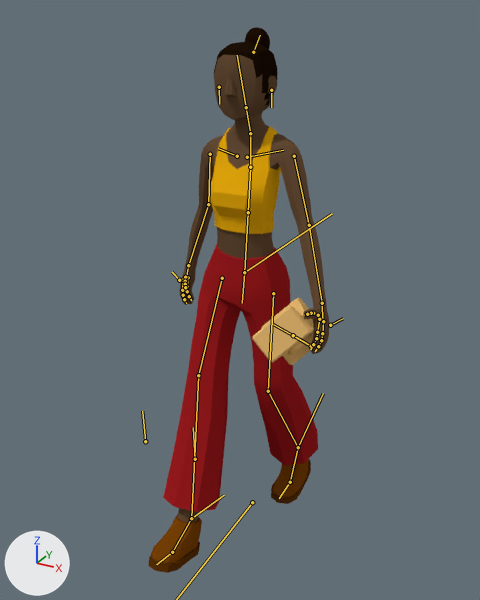
The Blender file Documentacao/Personagens/Joana/joana.blend as it was, and as the next commit left it.
Both versions are drawn from a 50 mm lens placed at (0.943, -1.817, 1.752), pointed at (0.0, -0.102, 0.894). Every picture has the same lights, and +X, +Y and +Z are marked at lower left. Both versions are drawn at frame 1 of the action 'PoseLib'; the numbers are the values there. The bones that bend it are drawn over the model as lines.

The first picture shows 'Joana'.
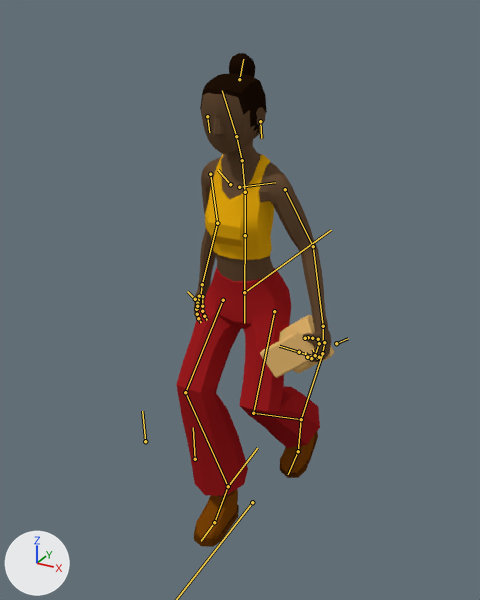
Commit message: 🏃♀️ Joana correndo

The change, as a list of edits to the scene's bpy script:
```text
Change bone_master:
    where bone_master = bpy.data.objects['JoanaRig'].pose.bones['MASTER']  # child of 'ROOT'
    bone_master.location: (0.0, 0.0, -0.042) -> (0.0, 0.0, -0.113)
Change bone_belly:
    where bone_belly = bpy.data.objects['JoanaRig'].pose.bones['Belly']  # child of 'MASTER'
    bone_belly.rotation_quaternion: (1.0, 0.012, 0.0, 0.0) -> (0.998, 0.059, 0.0, 0.0)  # degrees (1, 0, 0) -> degrees (7, 0, 0)
Change bone_chest:
    where bone_chest = bpy.data.objects['JoanaRig'].pose.bones['Chest']  # child of 'Belly'
    bone_chest.rotation_quaternion: (1.0, 0.0, 0.0, 0.0) -> (1.0, 0.019, 0.0, 0.0)  # degrees (0, 0, 0) -> degrees (2, 0, 0)
Change bone_traps:
    where bone_traps = bpy.data.objects['JoanaRig'].pose.bones['Traps']  # child of 'Chest'
    bone_traps.rotation_quaternion: (1.0, -0.004, 0.0, 0.0) -> (1.0, 0.011, 0.0, 0.0)  # degrees (0, 0, 0) -> degrees (1, 0, 0)
Change bone_neck:
    where bone_neck = bpy.data.objects['JoanaRig'].pose.bones['Neck']  # child of 'Traps'
    bone_neck.rotation_quaternion: (0.999, 0.004, 0.008, 0.043) -> (1.0, -0.004, 0.001, 0.022)  # degrees (0, 1, 5) -> degrees (0, 0, 3)
Change bone_head:
    where bone_head = bpy.data.objects['JoanaRig'].pose.bones['Head']  # child of 'Neck'
    bone_head.rotation_quaternion: (0.999, 0.0, -0.015, -0.041) -> (0.999, 0.022, -0.007, -0.025)  # degrees (0, -2, -5) -> degrees (3, -1, -3)
Change bone_hair:
    where bone_hair = bpy.data.objects['JoanaRig'].pose.bones['Hair']  # child of 'Head'
    bone_hair.rotation_quaternion: (1.0, 0.0, 0.0, 0.0) -> (0.999, 0.047, 0.0, 0.0)  # degrees (0, 0, 0) -> degrees (5, 0, 0)
Change bone_clavicle_l:
    where bone_clavicle_l = bpy.data.objects['JoanaRig'].pose.bones['Clavicle.L']  # child of 'Traps'
    bone_clavicle_l.location: (0.0, 0.0, 0.0) -> (0.003, -0.002, 0.0)
    bone_clavicle_l.rotation_quaternion: (0.999, -0.036, 0.021, -0.012) -> (0.993, -0.047, 0.012, -0.109)  # degrees (-4, 2, -2) -> degrees (-6, 1, -13)
Change bone_arm_l:
    where bone_arm_l = bpy.data.objects['JoanaRig'].pose.bones['Arm.L']  # child of 'Clavicle.L'
    bone_arm_l.rotation_quaternion: (0.934, -0.346, -0.058, 0.068) -> (0.938, -0.266, 0.066, 0.212)  # degrees (-41, -4, 10) -> degrees (-29, 14, 22)
Change bone_forearm_l:
    where bone_forearm_l = bpy.data.objects['JoanaRig'].pose.bones['Forearm.L']  # child of 'Arm.L'
    bone_forearm_l.rotation_quaternion: (0.99, -0.036, -0.067, -0.117) -> (0.962, -0.074, -0.12, -0.235)  # degrees (-3, -8, -13) -> degrees (-5, -15, -27)
Change bone_camera:
    where bone_camera = bpy.data.objects['JoanaRig'].pose.bones['Camera']  # child of 'Hand.L'
    bone_camera.rotation_quaternion: (-0.336, -0.565, -0.178, -0.732) -> (-0.386, -0.562, -0.197, -0.704)  # degrees (65, -45, 101) -> degrees (68, -40, 95)
Change bone_controlmao_l:
    where bone_controlmao_l = bpy.data.objects['JoanaRig'].pose.bones['ControlMao.L']  # child of 'Hand.L'
    bone_controlmao_l.location: (0.014, -0.009, 0.002) -> (0.008, 0.022, 0.009)
Change bone_clavicle_r:
    where bone_clavicle_r = bpy.data.objects['JoanaRig'].pose.bones['Clavicle.R']  # child of 'Traps'
    bone_clavicle_r.location: (0.0, 0.0, 0.0) -> (0.003, 0.002, 0.0)
    bone_clavicle_r.rotation_quaternion: (0.991, -0.108, -0.064, 0.036) -> (0.991, -0.105, -0.059, -0.062)  # degrees (-13, -7, 5) -> degrees (-12, -7, -6)
Change bone_arm_r:
    where bone_arm_r = bpy.data.objects['JoanaRig'].pose.bones['Arm.R']  # child of 'Clavicle.R'
    bone_arm_r.rotation_quaternion: (0.943, -0.215, -0.098, -0.234) -> (0.922, -0.308, -0.099, -0.211)  # degrees (-22, -17, -25) -> degrees (-34, -18, -20)
Change bone_forearm_r:
    where bone_forearm_r = bpy.data.objects['JoanaRig'].pose.bones['Forearm.R']  # child of 'Arm.R'
    bone_forearm_r.rotation_quaternion: (0.99, -0.036, 0.067, 0.117) -> (0.986, -0.045, 0.076, 0.141)  # degrees (-3, 8, 13) -> degrees (-4, 9, 16)
Change bone_hips:
    where bone_hips = bpy.data.objects['JoanaRig'].pose.bones['Hips']  # child of 'MASTER'
    bone_hips.rotation_quaternion: (0.999, 0.0, 0.0, 0.044) -> (1.0, 0.0, 0.0, 0.0)  # degrees (0, 0, 5) -> degrees (0, 0, 0)
Change bone_toes_l:
    where bone_toes_l = bpy.data.objects['JoanaRig'].pose.bones['Toes.L']  # child of 'Foot.L'
    bone_toes_l.rotation_quaternion: (0.977, -0.213, 0.001, 0.0) -> (0.987, -0.158, 0.0, 0.0)  # degrees (-25, 0, 0) -> degrees (-18, 0, 0)
Change bone_iklegctrl_r:
    where bone_iklegctrl_r = bpy.data.objects['JoanaRig'].pose.bones['IKLegCtrl.R']
    bone_iklegctrl_r.location: (0.04, -0.308, -0.011) -> (0.068, -0.098, -0.011)
    bone_iklegctrl_r.rotation_quaternion: (0.986, -0.166, -0.005, 0.027) -> (1.0, 0.001, -0.009, 0.026)  # degrees (-19, 0, 3) -> degrees (0, -1, 3)
Change bone_iklegctrl_l:
    where bone_iklegctrl_l = bpy.data.objects['JoanaRig'].pose.bones['IKLegCtrl.L']
    bone_iklegctrl_l.location: (-0.044, 0.191, 0.036) -> (-0.034, 0.185, 0.175)
    bone_iklegctrl_l.rotation_quaternion: (0.972, 0.233, -0.001, -0.003) -> (0.919, 0.394, 0.0, -0.003)  # degrees (27, 0, 0) -> degrees (46, 0, 0)
```

What differs and where, as boxes [x1, y1, x2, y2] in the pictures (480 x 600 px):
'Joana', posed (12% narrower, 10% shorter)
    before: [148, 27, 329, 573]
    after: [176, 53, 335, 547]
bone 'MASTER', root to tip
    before: (244, 272) to (332, 213)
    after: (244, 292) to (331, 230)
bone 'Belly', root to tip
    before: (244, 272) to (248, 212)
    after: (244, 292) to (245, 235)
bone 'Chest', root to tip
    before: (248, 212) to (250, 167)
    after: (245, 235) to (245, 192)
bone 'Traps', root to tip
    before: (250, 167) to (250, 133)
    after: (245, 192) to (242, 160)
bone 'Neck', root to tip
    before: (250, 133) to (246, 107)
    after: (242, 160) to (236, 136)
bone 'Head', root to tip
    before: (246, 107) to (237, 55)
    after: (236, 136) to (222, 90)
bone 'Hair', root to tip
    before: (253, 52) to (260, 35)
    after: (239, 79) to (243, 59)
bone 'Clavicle.L', root to tip
    before: (247, 157) to (283, 150)
    after: (239, 187) to (275, 182)
bone 'Arm.L', root to tip
    before: (294, 156) to (309, 225)
    after: (285, 189) to (313, 246)
bone 'Forearm.L', root to tip
    before: (309, 225) to (322, 303)
    after: (313, 246) to (323, 326)
bone 'Camera', root to tip
    before: (311, 346) to (293, 335)
    after: (317, 358) to (299, 352)
bone 'ControlMao.L', root to tip
    before: (330, 325) to (343, 318)
    after: (336, 343) to (348, 338)
bone 'Clavicle.R', root to tip
    before: (237, 156) to (218, 148)
    after: (230, 184) to (218, 170)
bone 'Arm.R', root to tip
    before: (210, 154) to (208, 204)
    after: (210, 174) to (217, 223)
bone 'Forearm.R', root to tip
    before: (208, 204) to (188, 265)
    after: (217, 223) to (202, 284)
bone 'Hips', root to tip
    before: (244, 272) to (242, 303)
    after: (244, 292) to (244, 323)
bone 'Toes.L', root to tip
    before: (290, 482) to (279, 498)
    after: (298, 451) to (288, 474)
bone 'IKLegCtrl.R', root to tip
    before: (191, 518) to (224, 495)
    after: (228, 486) to (257, 448)
bone 'IKLegCtrl.L', root to tip
    before: (298, 447) to (323, 393)
    after: (301, 419) to (322, 355)
